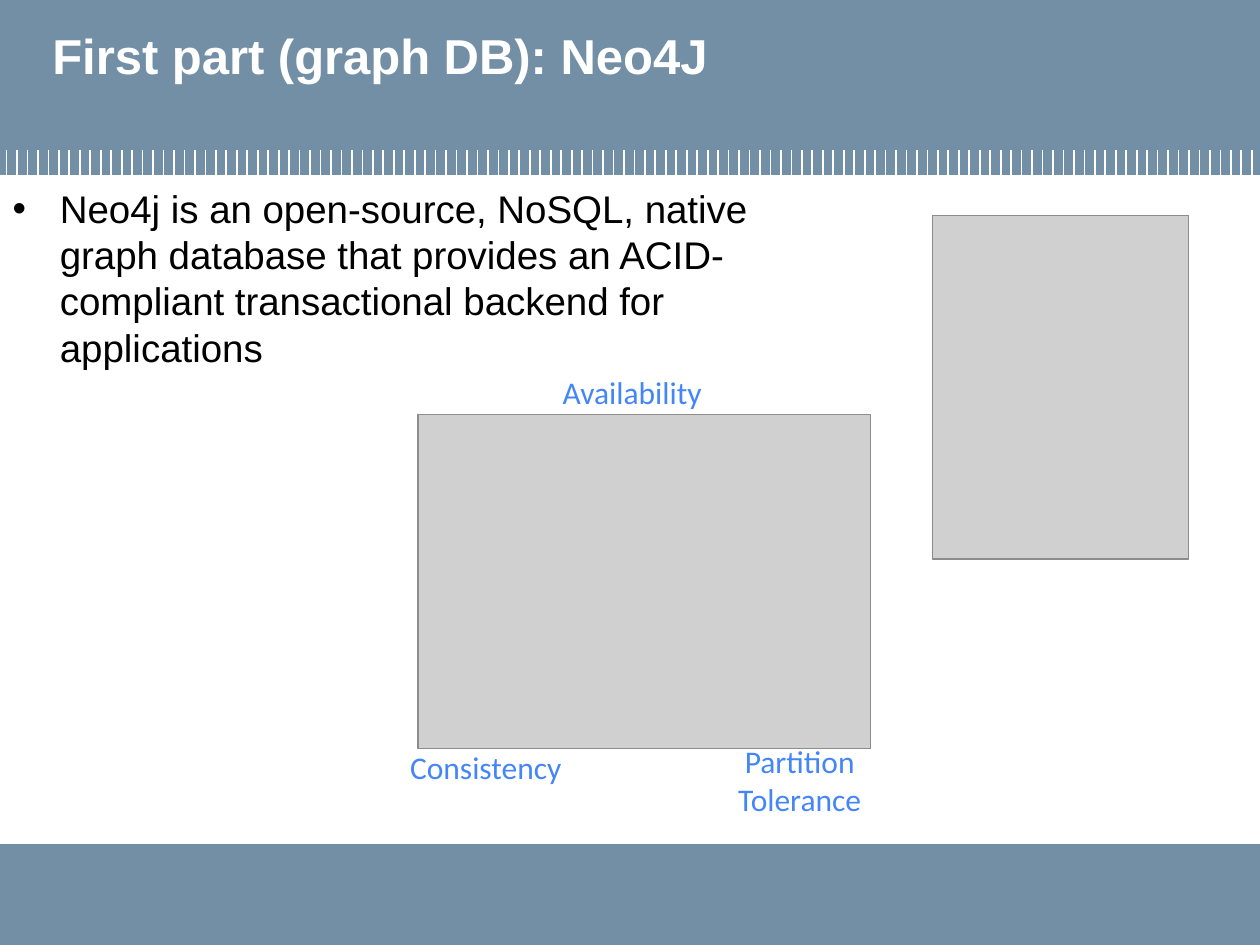
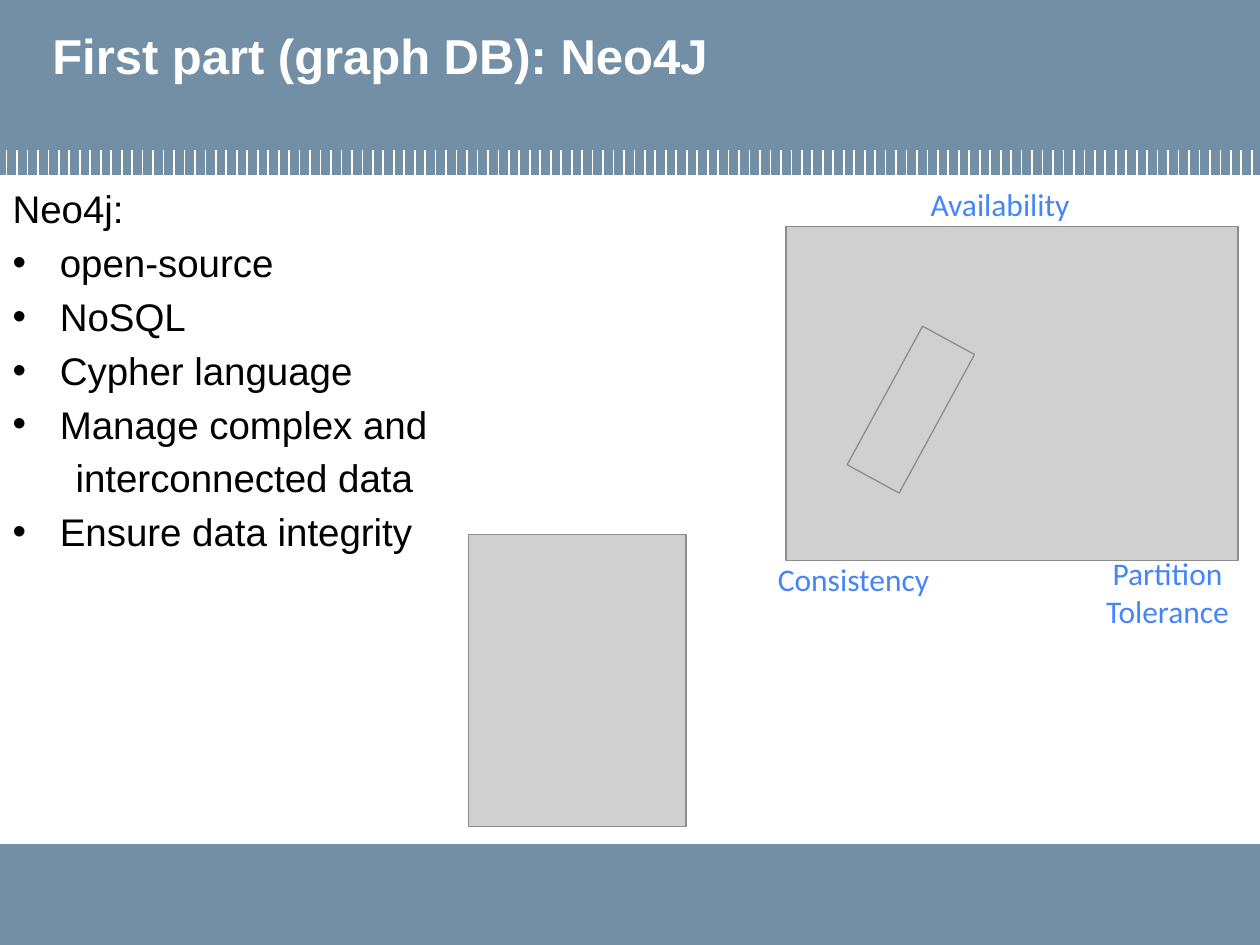
Before and after one commit to MarcoLucaPrevitera/BigData-Project, a slide deck: slide 19 of Presentation/FinalPresentation.pptx (slide 18 before the commit). Drawn at 1260x945 pixels with LibreOffice and Linux fonts; fonts in the diff are those of the drawing; grey boxes stand for pictures; background and template pictures are left out. Boxes give left, top, right and bottom in pixels: in the first picture for what was removed or moved away, otherwise in the second. Text is boxed around its words. In the diff, an @@ line names an element or a change of style, - is before the commit and + after.

```diff
--- a/Presentation/FinalPresentation.pptx
+++ b/Presentation/FinalPresentation.pptx
@@ 3 texts, 1 picture: place and size @@
-3 texts, 1 picture at box(410, 382, 871, 811)
+3 texts, 1 picture at box(778, 194, 1239, 623)
@@ text at box(13, 195, 427, 554): text changed @@
-• Neo4j is an open-source, NoSQL, native graph database that provides an ACID-compliant transactional backend for applications
+Neo4j:
+• open-source
+• NoSQL
+• Cypher language
+• Manage complex and
+interconnected data
+• Ensure data integrity
@@ picture added at box(847, 327, 974, 493) @@
@@ picture: place and size @@
-picture at box(932, 215, 1188, 559)
+picture at box(469, 534, 687, 827)
```
Also in this commit, not shown: 11 other slides changed, 2 slides added, 1 other file.
